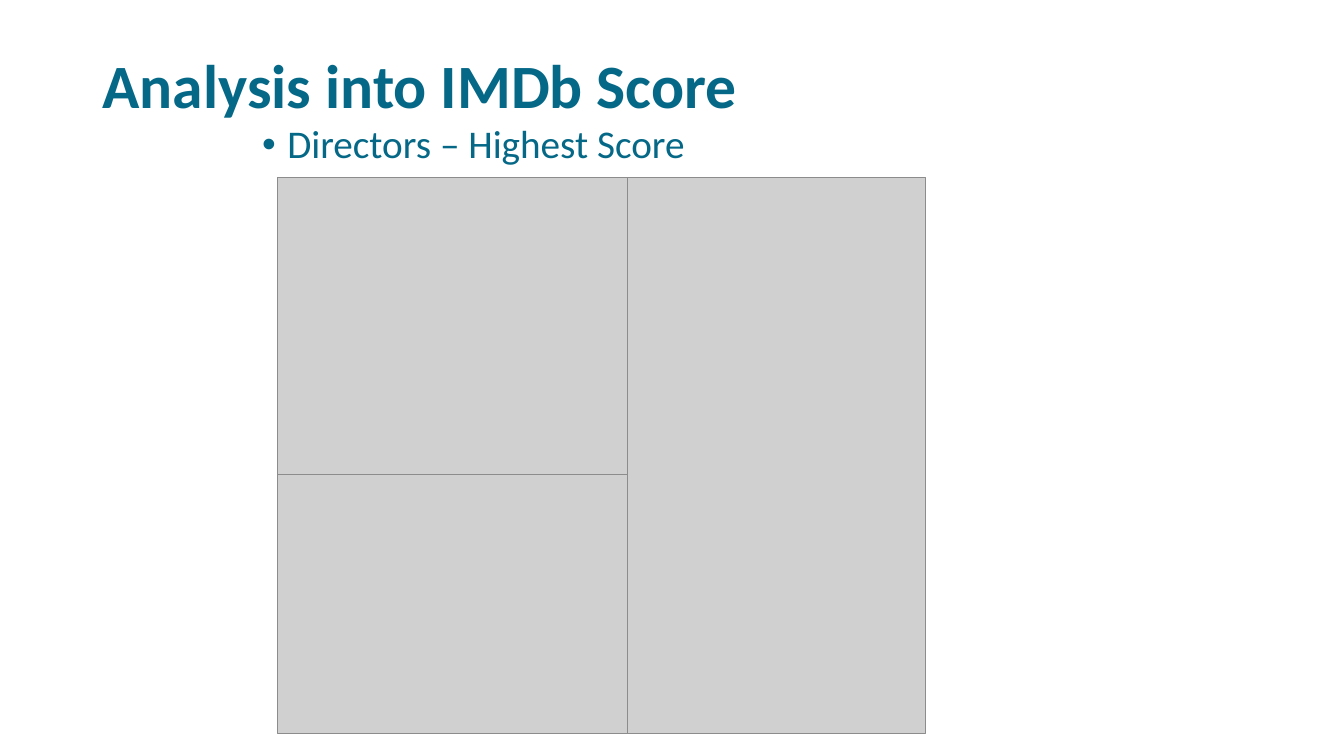
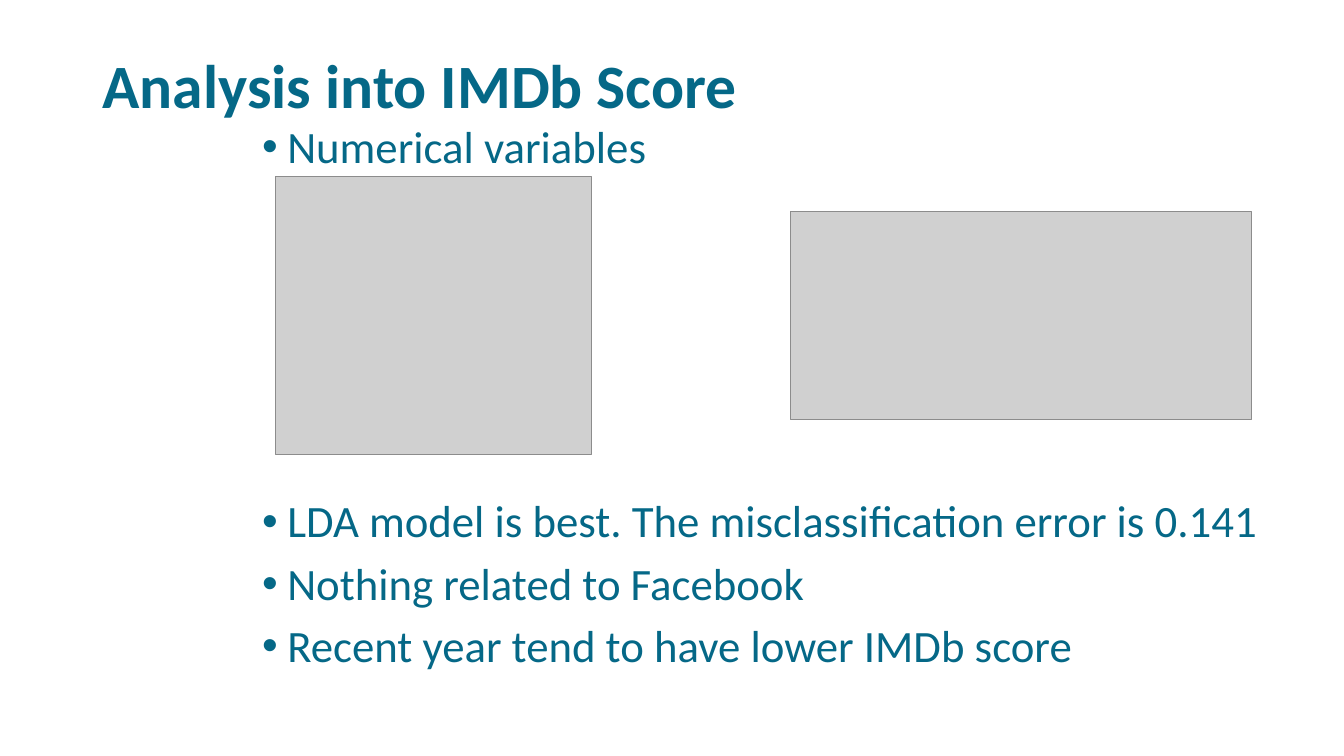
Before and after one commit to libbyYOU/IMDb-5000-movie-project, a slide deck: slide 8 of DSO-530 Final Project.pptx. Drawn at 1344x756 pixels with LibreOffice and Linux fonts; fonts in the diff are those of the drawing; grey boxes stand for pictures; background and template pictures are left out. Boxes give left, top, right and bottom in pixels: in the first picture for what was removed or moved away, otherwise in the second. Text is boxed around its words. In the diff, an @@ line names an element or a change of style, - is before the commit and + after.

```diff
--- a/DSO-530 Final Project.pptx
+++ b/DSO-530 Final Project.pptx
@@ text at (287,132,1257,670): text changed; size 28 to 32 pt @@
-• Directors – Highest Score
+• Numerical variables
+• LDA model is best. The misclassification error is 0.141
+• Nothing related to Facebook
+• Recent year tend to have lower IMDb score
@@ picture: place and size @@
-picture at (277,177,628,475)
+picture at (275,176,591,455)
@@ picture removed at (628,177,927,734) @@
@@ picture added at (791,212,1252,419) @@
@@ picture removed at (277,475,628,734) @@
```
Also in this commit, not shown: 5 other slides changed, 2 slides added, 2 slides removed, 2 other files.
